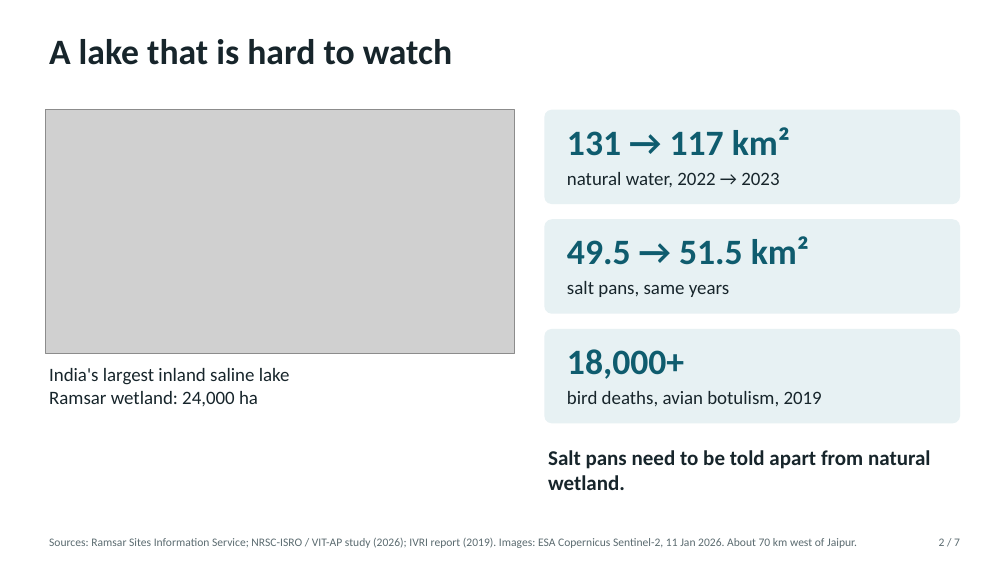
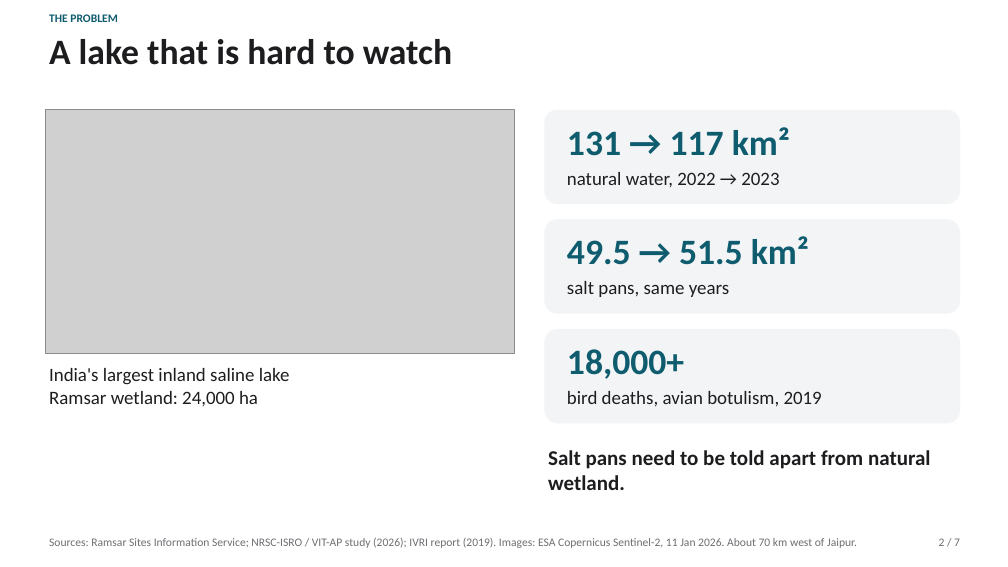
Before and after one commit to lokesh09s/sambhar-watch, a slide deck: slide 2 of docs/slides/Sambhar_Watch.pptx. Drawn at 1008x567 pixels with LibreOffice and Linux fonts; fonts in the diff are those of the drawing; grey boxes stand for pictures. Boxes give left, top, right and bottom in pixels: in the first picture for what was removed or moved away, otherwise in the second. Text is boxed around its words. In the diff, an @@ line names an element or a change of style, - is before the commit and + after.

```diff
--- a/docs/slides/Sambhar_Watch.pptx
+++ b/docs/slides/Sambhar_Watch.pptx
@@ text added at [49, 14, 118, 22], 11 pt, text #0F5C6E, bold @@
+THE PROBLEM
@@ fill #E7F1F3 to #F2F4F6; proportions changed in 3 elements at [544, 110, 960, 204], [544, 219, 960, 314], [544, 329, 960, 423] @@
@@ text "Sources: Ramsar Sites Information Service; ..." at [49, 538, 857, 548]: text colour #5B6B70 to #6E6E73 @@
@@ text "2 / 7" at [939, 538, 960, 546]: text colour #5B6B70 to #6E6E73 @@
```
Also in this commit, not shown: 6 other slides changed, 3 other files.
